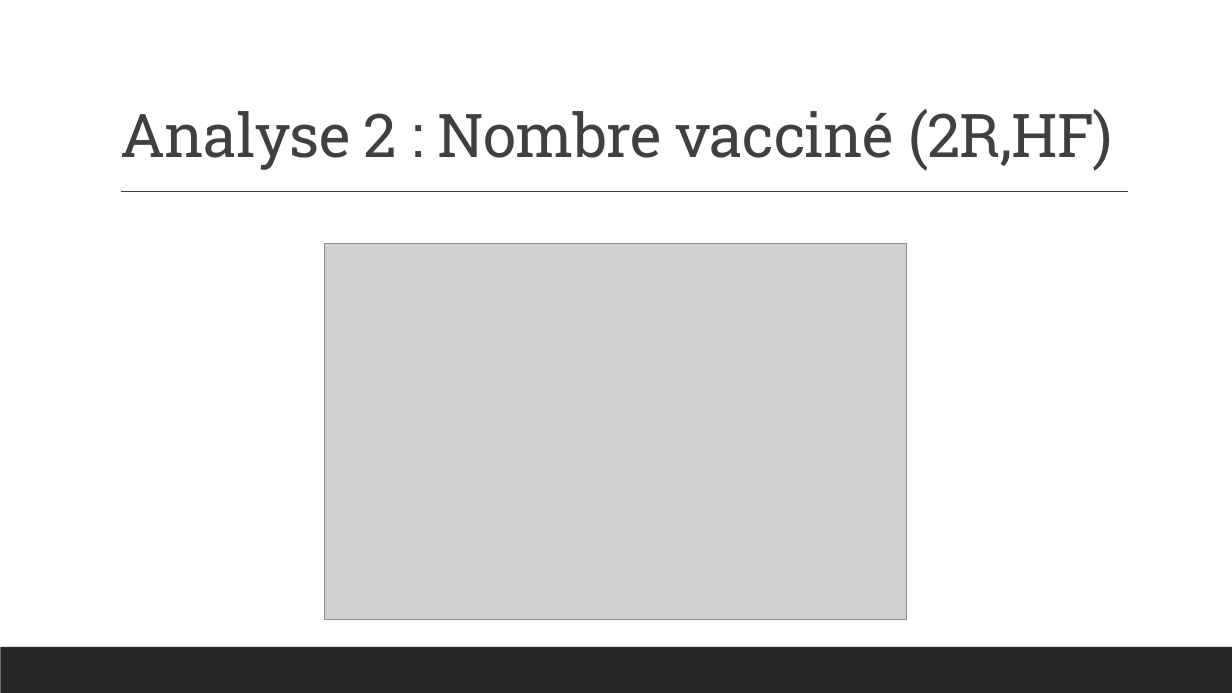
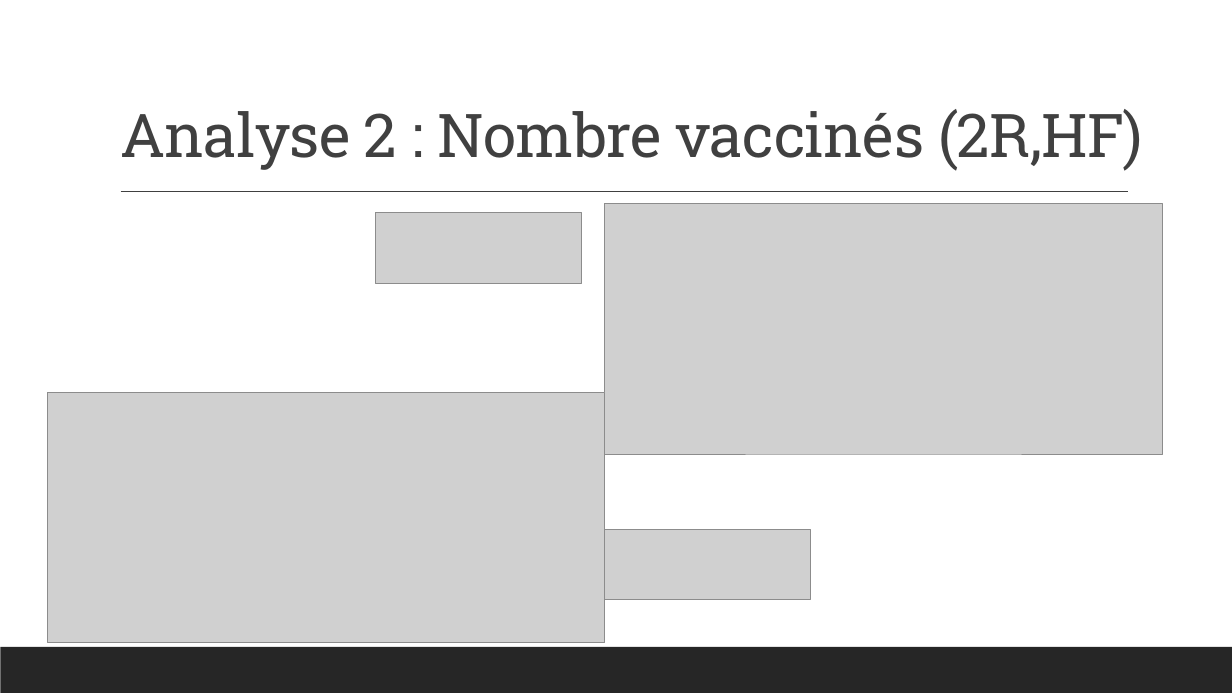
Before and after one commit to dorayy/projet-r, a slide deck: slide 7 of Stats.pptx. Drawn at 1232x693 pixels with LibreOffice and Linux fonts; fonts in the diff are those of the drawing; grey boxes stand for pictures. Boxes give left, top, right and bottom in pixels: in the first picture for what was removed or moved away, otherwise in the second. Text is boxed around its words. In the diff, an @@ line names an element or a change of style, - is before the commit and + after.

Commit message:
2nd analyse and diapo

```diff
--- a/Stats.pptx
+++ b/Stats.pptx
@@ title at (120, 109, 1143, 171): text changed @@
-Analyse 2 : Nombre vacciné (2R,HF)
+Analyse 2 : Nombre vaccinés (2R,HF)
@@ picture added at (605, 203, 1163, 454) @@
@@ picture added at (375, 213, 581, 284) @@
@@ picture removed at (325, 243, 908, 619) @@
@@ picture added at (47, 392, 604, 642) @@
@@ picture added at (605, 530, 811, 600) @@
```
Also in this commit, not shown: 8 other slides changed, 5 slides added, 2 slides removed, 1 other file.
